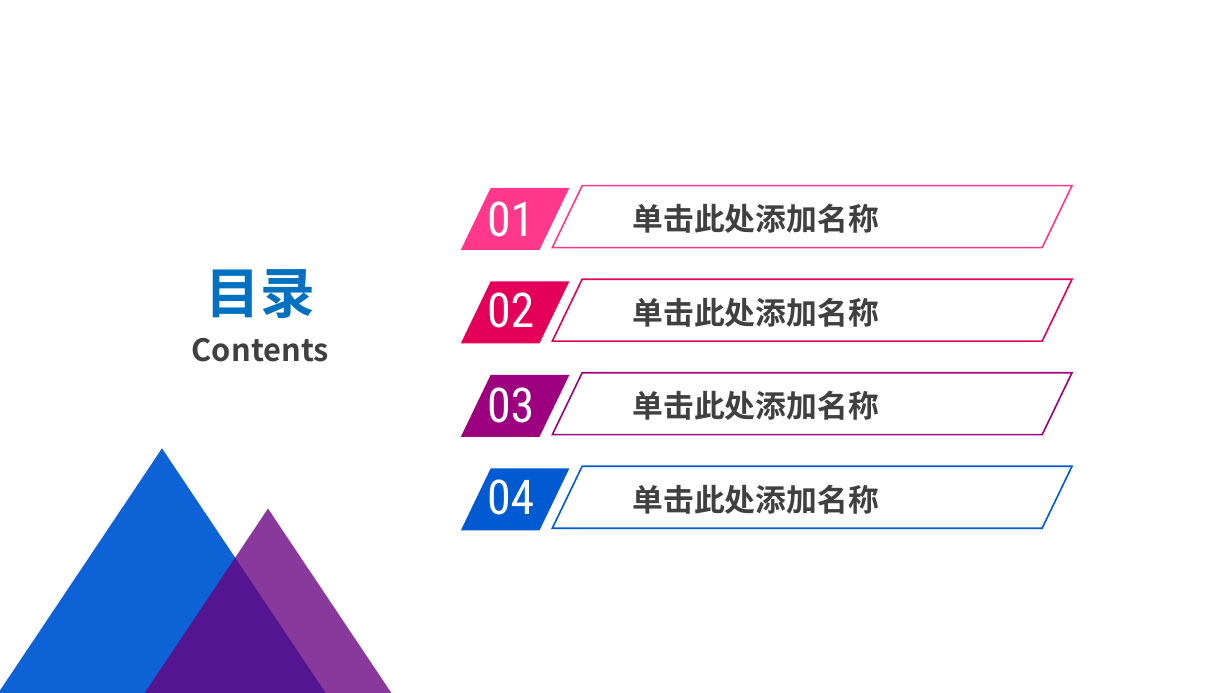
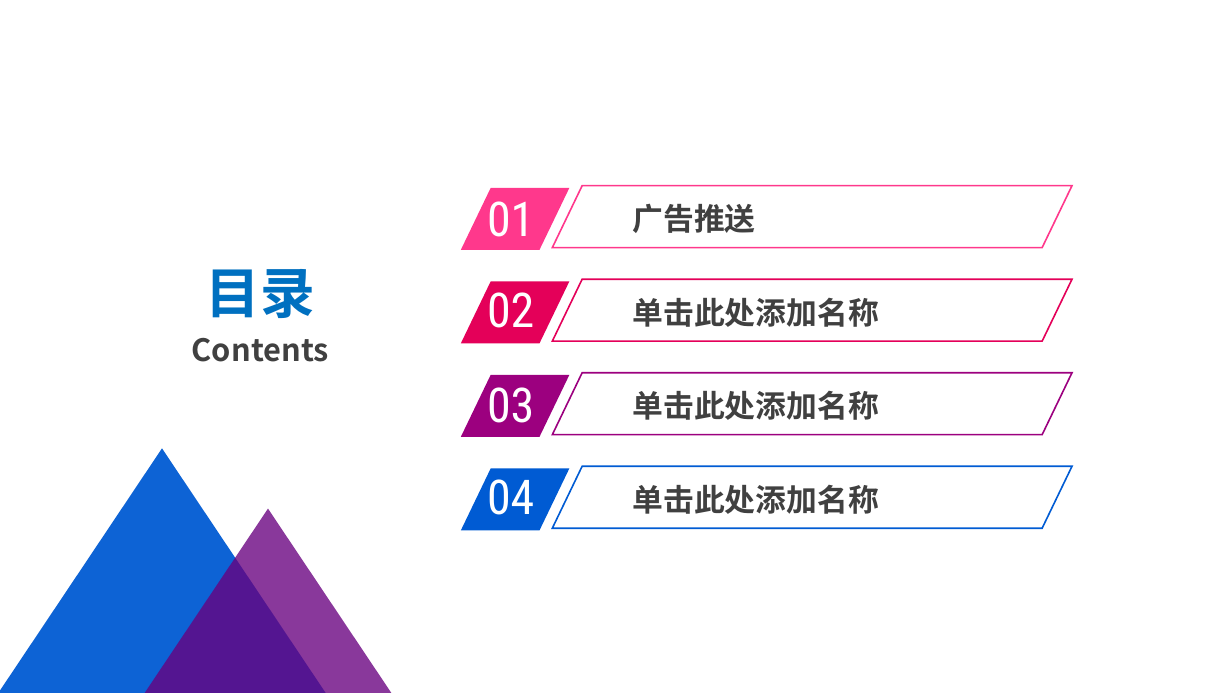
Before and after one commit to CYZZ/shejimoshi, a slide deck: slide 2 of 0823分享会资料/数据分析应用0823.pptx. Drawn at 1232x693 pixels with LibreOffice and Linux fonts; fonts in the diff are those of the drawing; background and template pictures are left out. Boxes give left, top, right and bottom in pixels: in the first picture for what was removed or moved away, otherwise in the second. Text is boxed around its words. In the diff, an @@ line names an element or a change of style, - is before the commit and + after.

Commit message:
feat：新增广告投送

```diff
--- a/0823分享会资料/数据分析应用0823.pptx
+++ b/0823分享会资料/数据分析应用0823.pptx
@@ text at (632,203,755,233): text changed @@
-单击此处添加名称
+广告推送
```
Also in this commit, not shown: 1 other slide changed, 11 slides added, 3 slides removed.
